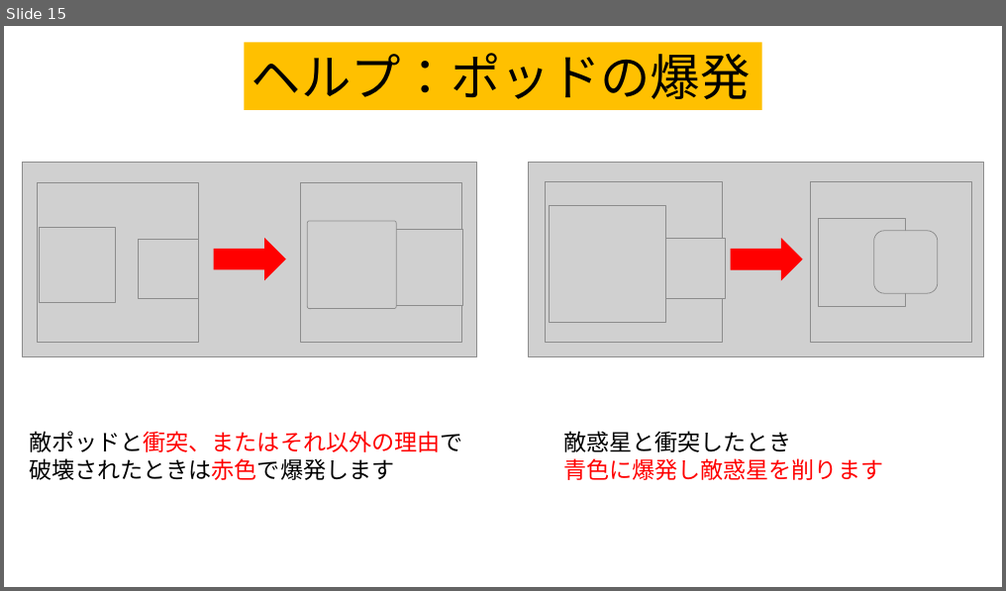
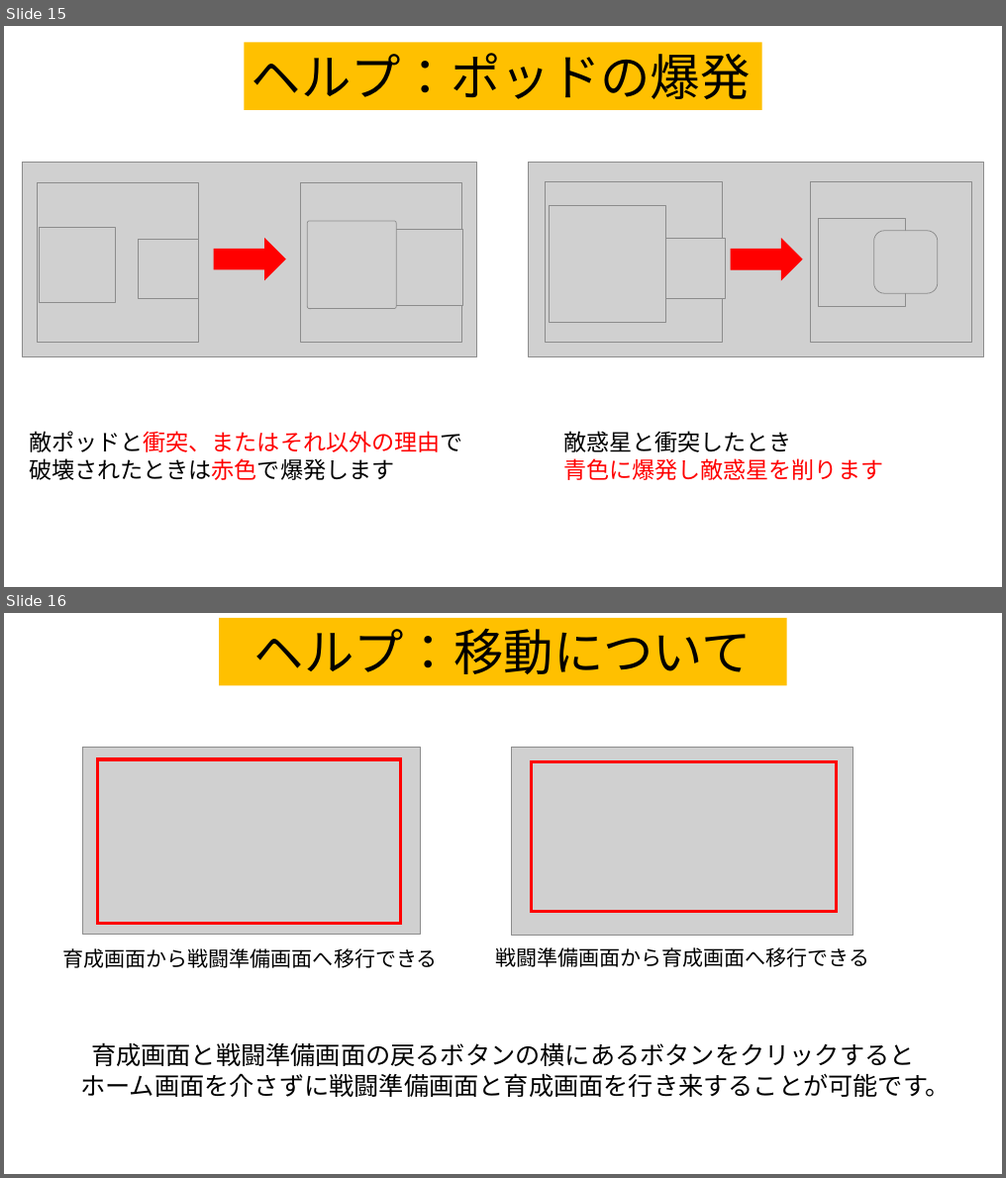
Before and after one commit to team556/team, a slide deck: 説明文.pptx. Shown one above the other, each under a label of ours: slide 15 before the commit, slides 15 and 16 after it. The pictures are 1006x591 and 1006x1178 pixels, drawn with LibreOffice and Linux fonts; fonts in the diff are those of the drawing; grey boxes stand for pictures. Boxes give left, top, right and bottom in pixels: in the first picture for what was removed or moved away, otherwise in the second. Text is boxed around its words. In the diff, an @@ line names an element or a change of style, - is before the commit and + after.

```diff
--- a/説明文.pptx
+++ b/説明文.pptx
@@ slide 16 added at (x1=4, y1=613, x2=1002, y2=1174), background #FFFFFF @@
@@ rectangle added at (x1=219, y1=618, x2=787, y2=685), fill #FFC000, 48 pt, text #000000 @@
+ヘルプ：移動について
@@ picture added at (x1=82, y1=748, x2=420, y2=935) @@
@@ rectangle added at (x1=98, y1=760, x2=401, y2=923), outline #FF0000 3 pt @@
@@ picture added at (x1=512, y1=748, x2=853, y2=937) @@
@@ rectangle added at (x1=531, y1=761, x2=837, y2=912), outline #FF0000 3 pt @@
@@ text added at (x1=63, y1=949, x2=438, y2=968), 20 pt, text #000000 @@
+育成画面から戦闘準備画面へ移行できる
@@ text added at (x1=495, y1=948, x2=869, y2=967), 20 pt, text #000000 @@
+戦闘準備画面から育成画面へ移行できる
@@ text added at (x1=80, y1=1043, x2=950, y2=1097), 24 pt, text #000000 @@
+育成画面と戦闘準備画面の戻るボタンの横にあるボタンをクリックすると
+ホーム画面を介さずに戦闘準備画面と育成画面を行き来することが可能です。
```
Also in this commit, not shown: 2 slides changed.
